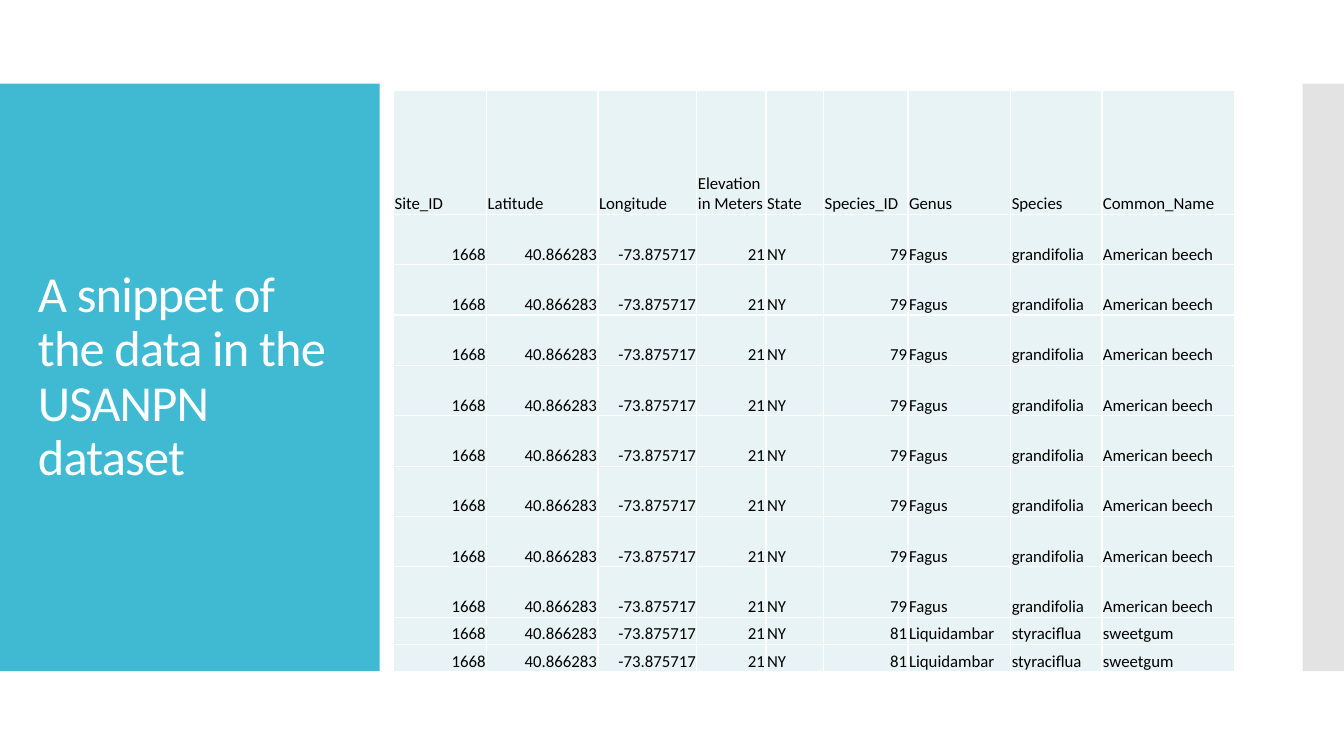
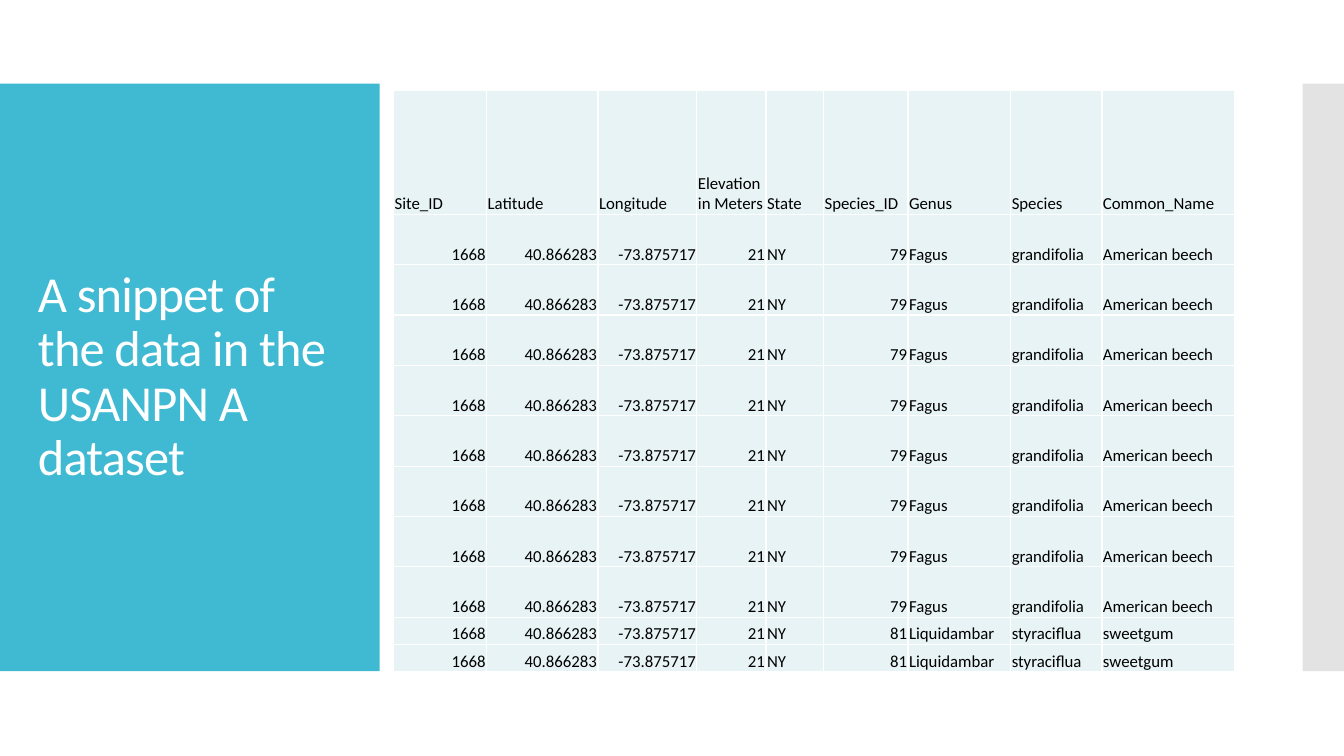
Before and after one commit to tzucker02/presentation4699w5, a slide deck: slide 4 of usanpn dataset presentation for dx699 week 5.pptx. Drawn at 1344x756 pixels with LibreOffice and Linux fonts; fonts in the diff are those of the drawing. Boxes give left, top, right and bottom in pixels: in the first picture for what was removed or moved away, otherwise in the second. Text is boxed around its words. In the diff, an @@ line names an element or a change of style, - is before the commit and + after.

```diff
--- a/usanpn dataset presentation for dx699 week 5.pptx
+++ b/usanpn dataset presentation for dx699 week 5.pptx
@@ title at box(38, 277, 326, 476): text changed @@
-A snippet of the data in the USANPN dataset
+A snippet of the data in the USANPN A dataset
```
Also in this commit, not shown: 6 other slides changed, 4 slides added.
